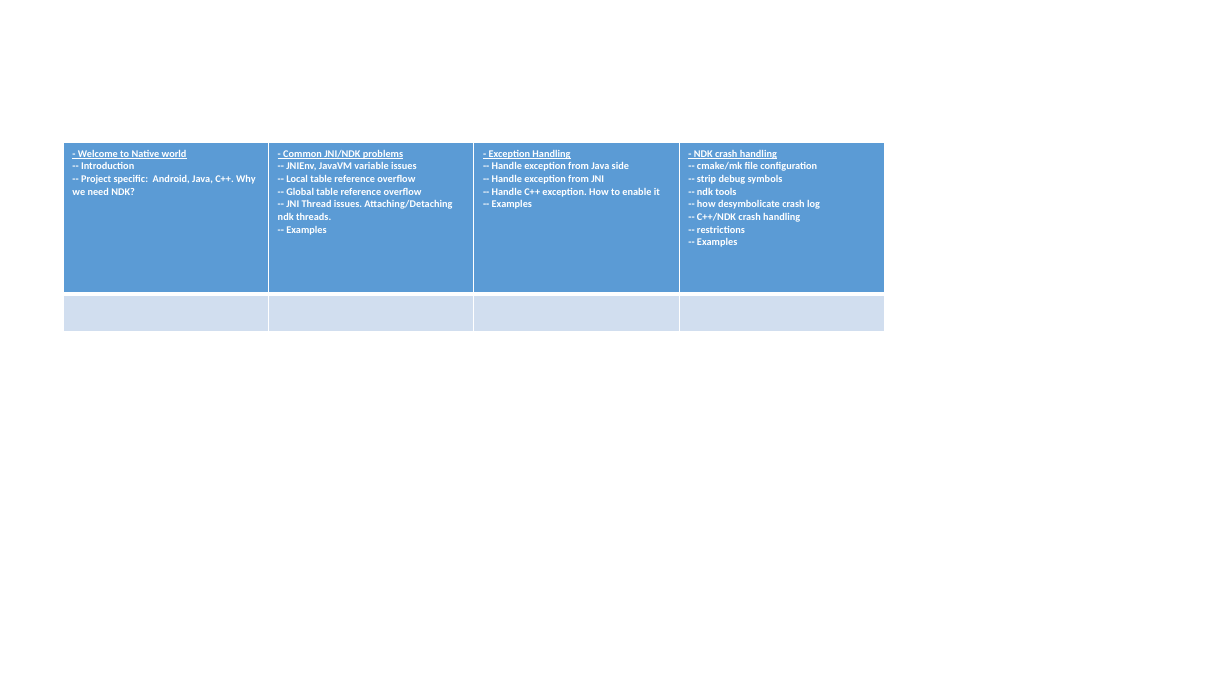
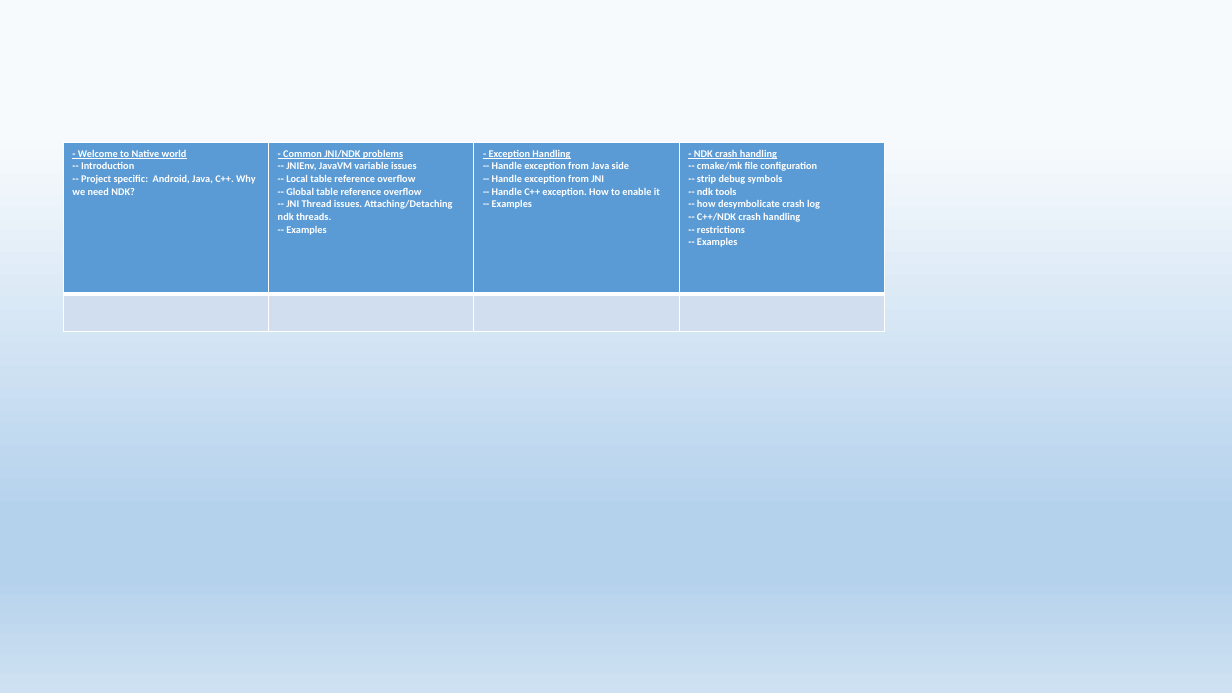
Before and after one commit to 9majka/NDK_presentation, a slide deck: slide 3 of NDK.pptx. Drawn at 1232x693 pixels with LibreOffice and Linux fonts; fonts in the diff are those of the drawing. Boxes give left, top, right and bottom in pixels: in the first picture for what was removed or moved away, otherwise in the second. Text is boxed around its words. In the diff, an @@ line names an element or a change of style, - is before the commit and + after.

```diff
--- a/NDK.pptx
+++ b/NDK.pptx
@@ background #FFFFFF to gradient #F7FAFD to #B5D2EC to #CEE1F2 @@
```
Also in this commit, not shown: 2 other slides changed, 6 slides added, 9 other files.
